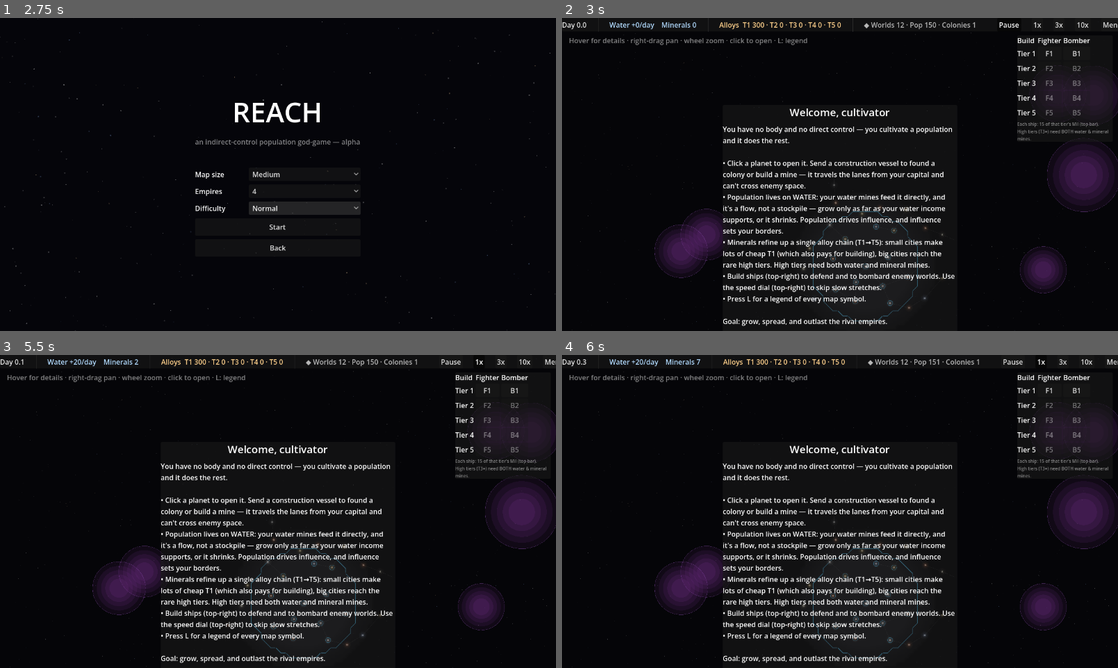
Above: before the commit, frames 1-4 (two rows, left to right).
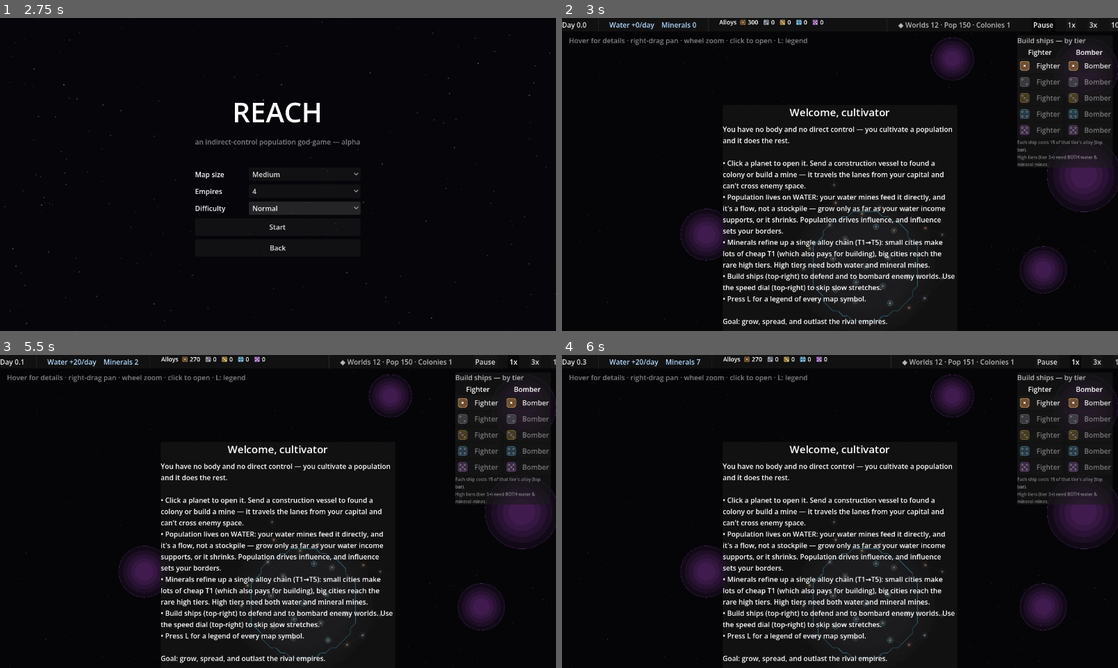
Above: after the commit, the same moments.

Repository: evyatarmitz/reach
Game: Godot game, scene res://menu/menu.tscn
Two runs of this game, one before a commit and one after it. Both use one fixed random seed, a clock stepped at 60 frames per second and the inputs below.
Inputs (mouse positions are in pixels of both pictures, inside the frame that each line leads up to):
- Up to frame 1 (2.75 s): click "New Game" at 0.5 s; click "Normal" at 1.25 s; click "Normal" at 2 s
- Up to frame 2 (3 s): click "Start" at 2.75 s
- Up to frame 3 (5.5 s): click (478, 401) at 3.5 s, where only the run after the commit has a clickable "Fighter"; click (528, 401) at 4.25 s, where only the run after the commit has a clickable "Bomber"; click "1x" at 5 s
- Up to frame 4 (6 s): click "1x" at 5.75 s

Frame 1 is identical in both runs. In frame 2, 4.0% of the frame differs, in the area x 16-100%, y 0-84%; in frame 3, 4.0%; in frame 4, 4.0%.

Commit message:
0.81.0 - tier icons (top bar + ship panel) + spread cosmic anomalies
Anomalies: _place_anomalies only checked clearance from systems and lanes, never from
other anomalies, so they clumped into one open region. Added an inter-anomaly minimum
separation (~the grid spacing of 'target' points over the map) plus more placement
attempts, so they now distribute across the map (probe: closest pair ~500, spanning most
of the map width across seeds).

Tier icons: the fallback font has no dice/numeral/circled glyphs, so generated tier-badge
textures procedurally - a rounded square in the tier colour (bronze/silver/gold/cyan/
violet) with dice-face pips 1-5, cached in _tier_icons. Used them:
- Top bar goods_label is now a RichTextLabel; the alloy line rebuilds each refresh as
  'Alloys [icon] amt ...' via add_image instead of 'T1 .. T5' text.
- Ship panel reworked to a 2-col Fighter|Bomber grid where each build button carries the
  tier badge as its icon (no tier text). Fixed the stale 'Mil T1-5' note to 'that tier's
  alloy'.

Verified: 140 tests pass, draw_smoke clean; probes confirm 5 icons build (26px), the
alloy RichTextLabel renders inline images, and ship buttons carry icons.

Diff:
--- a/desktop/game/main.gd
+++ b/desktop/game/main.gd
@@ -91,7 +91,8 @@
 var _has_anomalies := false # cached each refresh so _claim_at skips anomaly tests
 
 var raw_label: Label       # what you gather: water flow + minerals
-var goods_label: Label     # what you refine: alloy tiers 1-5
+var goods_label: RichTextLabel   # alloy tiers 1-5, shown with generated tier icons
+var _tier_icons: Array = []      # [ImageTexture] tier 1-5 badge icons (index 0-4)
 var day_label: Label
 var standing_label: Label
 var hint_label: Label
@@ -146,6 +147,7 @@
 	else:
 		sim = Sim.new_demo()
 	player_empire_id = sim.empires.keys()[0]  # first empire = human player
+	_build_tier_icons()
 	_build_ui()
 	_init_camera()
 	var is_load := Session.load_path != ""
@@ -1358,6 +1360,69 @@
 			sim.empires[depot_owner].color)
 
 
+# --- generated tier icons (the fallback font has no dice/numeral glyphs) -------------
+# A tier badge: a rounded square in the tier's colour with dice-face pips (1-5) so the
+# tier reads as a little icon, not "T1". Built once and cached in _tier_icons.
+func _build_tier_icons() -> void:
+	_tier_icons.clear()
+	for t in range(1, 6):
+		_tier_icons.append(_make_tier_icon(t))
+
+
+func _tier_hue(tier: int) -> Color:
+	match tier:
+		1: return Color(0.72, 0.52, 0.32)   # bronze
+		2: return Color(0.72, 0.76, 0.82)   # silver
+		3: return Color(0.95, 0.78, 0.35)   # gold
+		4: return Color(0.42, 0.8, 0.98)    # cyan
+		_: return Color(0.82, 0.5, 1.0)     # violet
+
+
+func _dice_pips(tier: int) -> Array:
+	var a := 0.3
+	var b := 0.5
+	var c := 0.7
+	match tier:
+		1: return [Vector2(b, b)]
+		2: return [Vector2(a, a), Vector2(c, c)]
+		3: return [Vector2(a, a), Vector2(b, b), Vector2(c, c)]
+		4: return [Vector2(a, a), Vector2(c, a), Vector2(a, c), Vector2(c, c)]
+		_: return [Vector2(a, a), Vector2(c, a), Vector2(b, b), Vector2(a, c), Vector2(c, c)]
+
+
+func _make_tier_icon(tier: int) -> ImageTexture:
+	var s := 26
+	var img := Image.create(s, s, false, Image.FORMAT_RGBA8)
+	img.fill(Color(0, 0, 0, 0))
+	var hue := _tier_hue(tier)
+	var bg := hue.darkened(0.4)
+	var edge := hue.lightened(0.15)
+	var m := 2.0
+	var rad := 6.0
+	var lo := Vector2(m + rad, m + rad)
+	var hi := Vector2(s - m - rad, s - m - rad)
+	for y in s:
+		for x in s:
+			var pt := Vector2(x + 0.5, y + 0.5)
+			var q := Vector2(clampf(pt.x, lo.x, hi.x), clampf(pt.y, lo.y, hi.y))
+			var d := pt.distance_to(q)
+			if d <= rad:
+				img.set_pixel(x, y, edge if d > rad - 1.4 else bg)   # rim + fill
+	for p in _dice_pips(tier):
+		_fill_disc(img, p.x * s, p.y * s, s * 0.088, Color(1, 1, 1, 0.96))
+	return ImageTexture.create_from_image(img)
+
+
+func _fill_disc(img: Image, cx: float, cy: float, r: float, col: Color) -> void:
+	var r2 := r * r
+	for y in range(maxi(0, int(cy - r)), mini(img.get_height(), int(cy + r) + 1)):
+		for x in range(maxi(0, int(cx - r)), mini(img.get_width(), int(cx + r) + 1)):
+			var dx := x + 0.5 - cx
+			var dy := y + 0.5 - cy
+			if dx * dx + dy * dy <= r2:
+				img.set_pixel(x, y, col)
+
+
 # A thin vertical divider between HUD groups in the top bar.
 func _bar_sep() -> VSeparator:
 	var s := VSeparator.new()
@@ -1382,8 +1447,13 @@
 	day_label.modulate = Color(1, 1, 1, 0.9)
 	raw_label = Label.new()                        # what you GATHER
 	raw_label.modulate = Color(0.7, 0.86, 1.0)     # cool blue
-	goods_label = Label.new()                      # what you REFINE (alloy tiers)
-	goods_label.modulate = Color(1.0, 0.82, 0.55)  # warm amber
+	goods_label = RichTextLabel.new()              # what you REFINE (alloy tiers, w/ icons)
+	goods_label.bbcode_enabled = true
+	goods_label.fit_content = true
+	goods_label.scroll_active = false
+	goods_label.autowrap_mode = TextServer.AUTOWRAP_OFF
+	goods_label.custom_minimum_size = Vector2(360, 0)
+	goods_label.add_theme_font_size_override("normal_font_size", 14)
 	standing_label = Label.new()
 	standing_label.modulate = Color(1, 1, 1, 0.7)
 	bar.add_child(day_label)
@@ -1647,36 +1717,42 @@
 	var box := VBoxContainer.new()
 	box.add_theme_constant_override("separation", 4)
 	sp.add_child(box)
+	var head := Label.new()
+	head.text = "Build ships — by tier"
+	head.modulate = Color(1, 1, 1, 0.7)
+	box.add_child(head)
 	var grid := GridContainer.new()
-	grid.columns = 3
-	grid.add_theme_constant_override("h_separation", 4)
+	grid.columns = 2
+	grid.add_theme_constant_override("h_separation", 6)
 	grid.add_theme_constant_override("v_separation", 3)
 	box.add_child(grid)
-	for s in ["Build", "Fighter", "Bomber"]:
+	for s in ["Fighter", "Bomber"]:
 		var h := Label.new()
 		h.text = s
+		h.horizontal_alignment = HORIZONTAL_ALIGNMENT_CENTER
 		grid.add_child(h)
+	# One row per tier. The tier reads from the button's icon (a dice-pip badge), so no
+	# "T1..T5" text; the column header gives the role.
 	for t in range(1, 6):
-		var lab := Label.new()
-		lab.text = "Tier %d" % t
-		grid.add_child(lab)
 		var fb := Button.new()
-		fb.text = "F%d" % t
+		fb.icon = _tier_icons[t - 1]
+		fb.text = "  Fighter"
+		fb.size_flags_horizontal = Control.SIZE_EXPAND_FILL
 		fb.pressed.connect(func() -> void:
 			sim.build_ship(player_empire_id, SimConstants.Role.FIGHTER, t))
 		grid.add_child(fb)
 		ship_f_btns.append(fb)
 		var bb := Button.new()
-		bb.text = "B%d" % t
+		bb.icon = _tier_icons[t - 1]
+		bb.text = "  Bomber"
+		bb.size_flags_horizontal = Control.SIZE_EXPAND_FILL
 		bb.pressed.connect(func() -> void:
 			sim.build_ship(player_empire_id, SimConstants.Role.BOMBER, t))
 		grid.add_child(bb)
 		ship_b_btns.append(bb)
-	# Clarify what ships are paid with — the tier's military resource ("Mil T1-5"
-	# in the top bar), NOT alloys. Alloys are the civilian material that feeds the
-	# tier-1 military resource.
+	# Clarify what ships are paid with — the tier's ALLOY (shown in the top bar).
 	var note := Label.new()
-	note.text = "Each ship: %d of that tier's Mil (top bar).\nHigh tiers (T%d+) need BOTH water & mineral mines." \
+	note.text = "Each ship costs %d of that tier's alloy (top bar).\nHigh tiers (tier %d+) need BOTH water & mineral mines." \
 		% [int(SimConstants.SHIP_NAT_COST), SimConstants.VARIETY_MIN_TIER + 1]
 	note.add_theme_font_size_override("font_size", 10)
 	note.modulate = Color(1, 1, 1, 0.5)
@@ -1805,9 +1881,12 @@
 	var w_need: float = player.water_demand / SimConstants.TICK_DAYS
 	raw_label.text = "Water %+.0f/day    Minerals %s" \
 		% [w_in - w_need, _fmt_num(player.minerals)]
-	goods_label.text = "Alloys  T1 %s · T2 %s · T3 %s · T4 %s · T5 %s" \
-		% [_fmt_num(player.nat[0]), _fmt_num(player.nat[1]), _fmt_num(player.nat[2]),
-			_fmt_num(player.nat[3]), _fmt_num(player.nat[4])]
+	# Alloy tiers with their generated tier-badge icons instead of "T1..T5".
+	goods_label.clear()
+	goods_label.append_text("Alloys  ")
+	for t in 5:
+		goods_label.add_image(_tier_icons[t], 15, 15)
+		goods_label.append_text(" %s   " % _fmt_num(player.nat[t]))
 	day_label.text = "Day %.1f" % sim.day
 	# Player's own standing (no fog concern — it's your empire): systems / pop /
 	# colonies, so you can gauge where you stand without counting the map.
--- a/desktop/sim/sim.gd
+++ b/desktop/sim/sim.gd
@@ -148,17 +148,26 @@
 		rng: RandomNumberGenerator) -> void:
 	var target: int = clampi(int(positions.size() / 12),
 		SimConstants.ANOMALY_MIN, SimConstants.ANOMALY_MAX)
+	# Spread them across the map instead of letting them clump: reject a candidate that's
+	# too near an anomaly already placed. ~the spacing of `target` points on a grid over
+	# the map, so they distribute rather than pile into one open region.
+	var min_apart: float = sqrt(size.x * size.y / maxf(1.0, float(target))) * 0.62
 	var attempts := 0
-	while sim.anomalies.size() < target and attempts < target * 400:
+	while sim.anomalies.size() < target and attempts < target * 800:
 		attempts += 1
 		var r := rng.randf_range(SimConstants.ANOMALY_RADIUS_MIN,
 			SimConstants.ANOMALY_RADIUS_MAX)
 		var p := Vector2(rng.randf_range(r, size.x - r), rng.randf_range(r, size.y - r))
 		var clear := true
-		for q in positions:   # keep off systems
-			if p.distance_to(q) < r + SimConstants.ANOMALY_SYSTEM_CLEARANCE:
+		for an in sim.anomalies:   # keep anomalies spread apart
+			if p.distance_to(an.pos) < min_apart:
 				clear = false
 				break
+		if clear:
+			for q in positions:   # keep off systems
+				if p.distance_to(q) < r + SimConstants.ANOMALY_SYSTEM_CLEARANCE:
+					clear = false
+					break
 		if clear:
 			for l in sim.lanes:   # keep off lanes (movement never blocked)
 				var a: Vector2 = sim.systems[l[0]].map_pos
Not shown, changed: artifacts/notes/TODO.md
